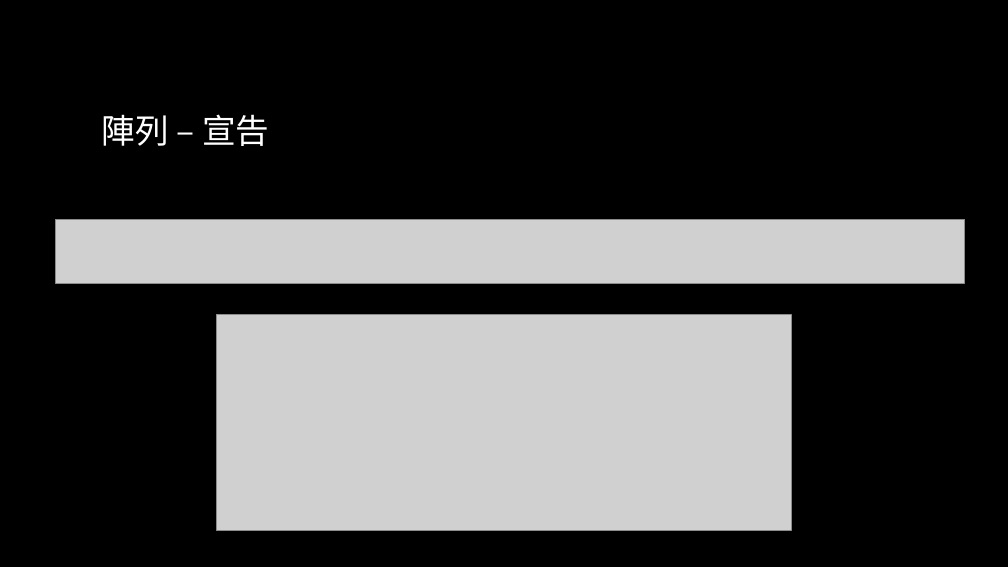
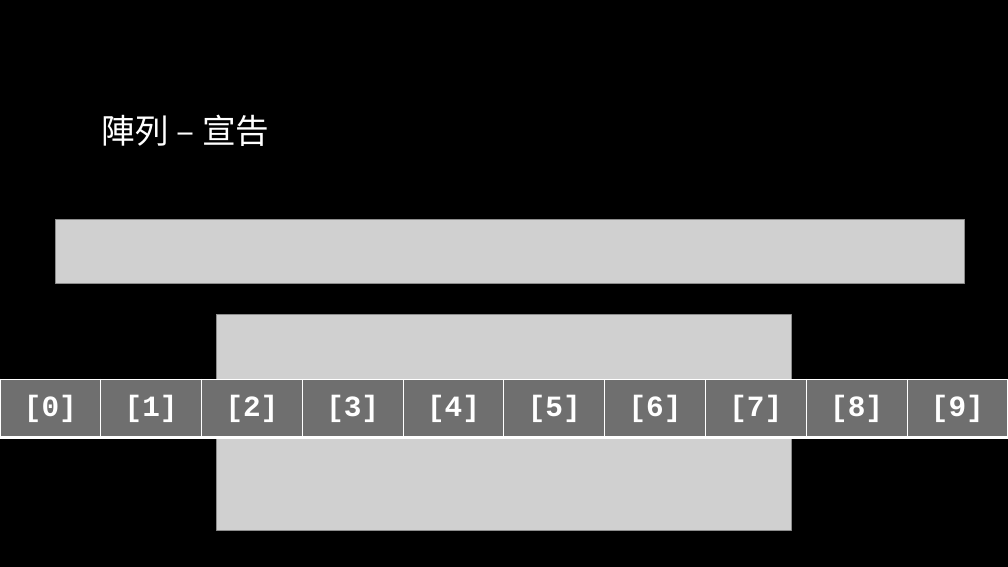
Before and after one commit to liuutin9/2023_summer_camp, a slide deck: slide 19 of 電機_C_Day_2.pptx. Drawn at 1008x567 pixels with LibreOffice and Linux fonts; fonts in the diff are those of the drawing; grey boxes stand for pictures; background and template pictures are left out. Boxes give left, top, right and bottom in pixels: in the first picture for what was removed or moved away, otherwise in the second. Text is boxed around its words. In the diff, an @@ line names an element or a change of style, - is before the commit and + after.

```diff
--- a/電機_C_Day_2.pptx
+++ b/電機_C_Day_2.pptx
@@ table added at <box>0,380,1006,438</box>, 1 rows, 10 columns @@
+[0] | [1] | [2] | [3] | [4] | [5] | [6] | [7] | [8] | [9]
```
Also in this commit, not shown: 3 other slides changed.
